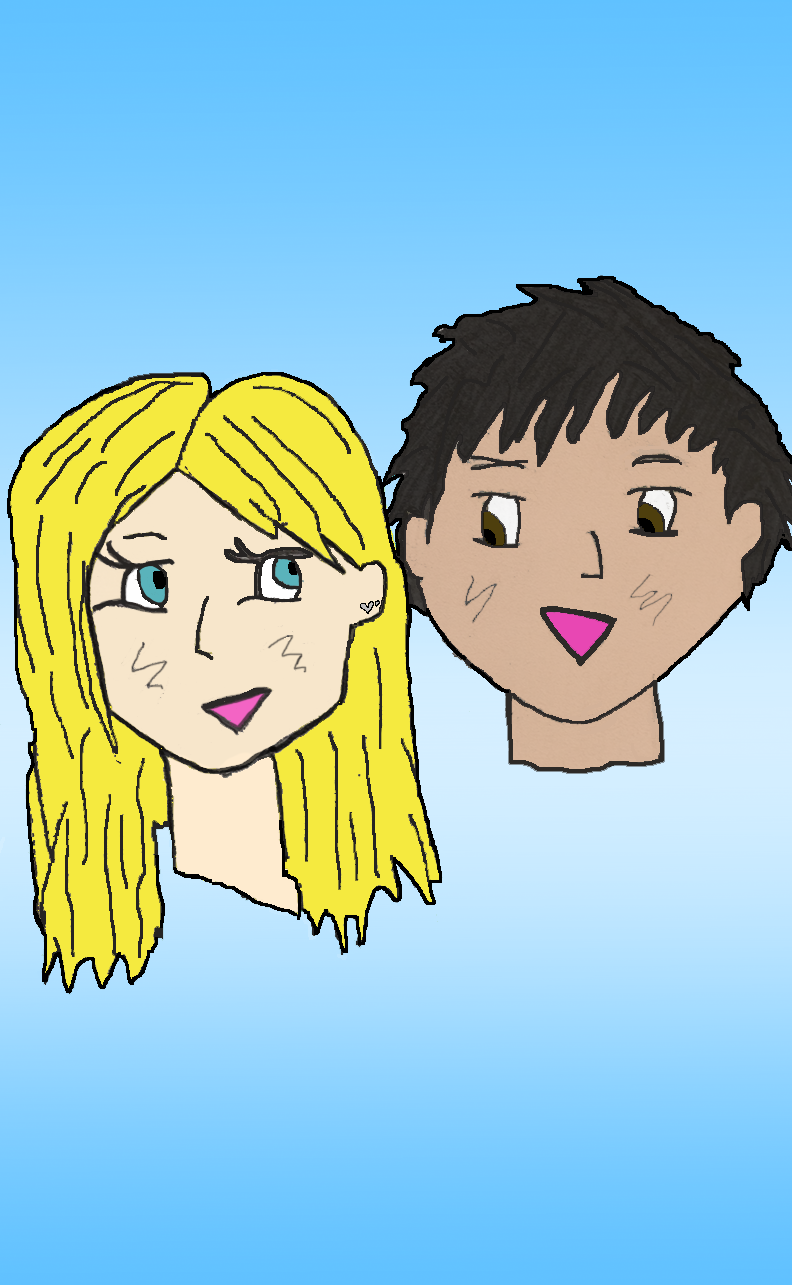
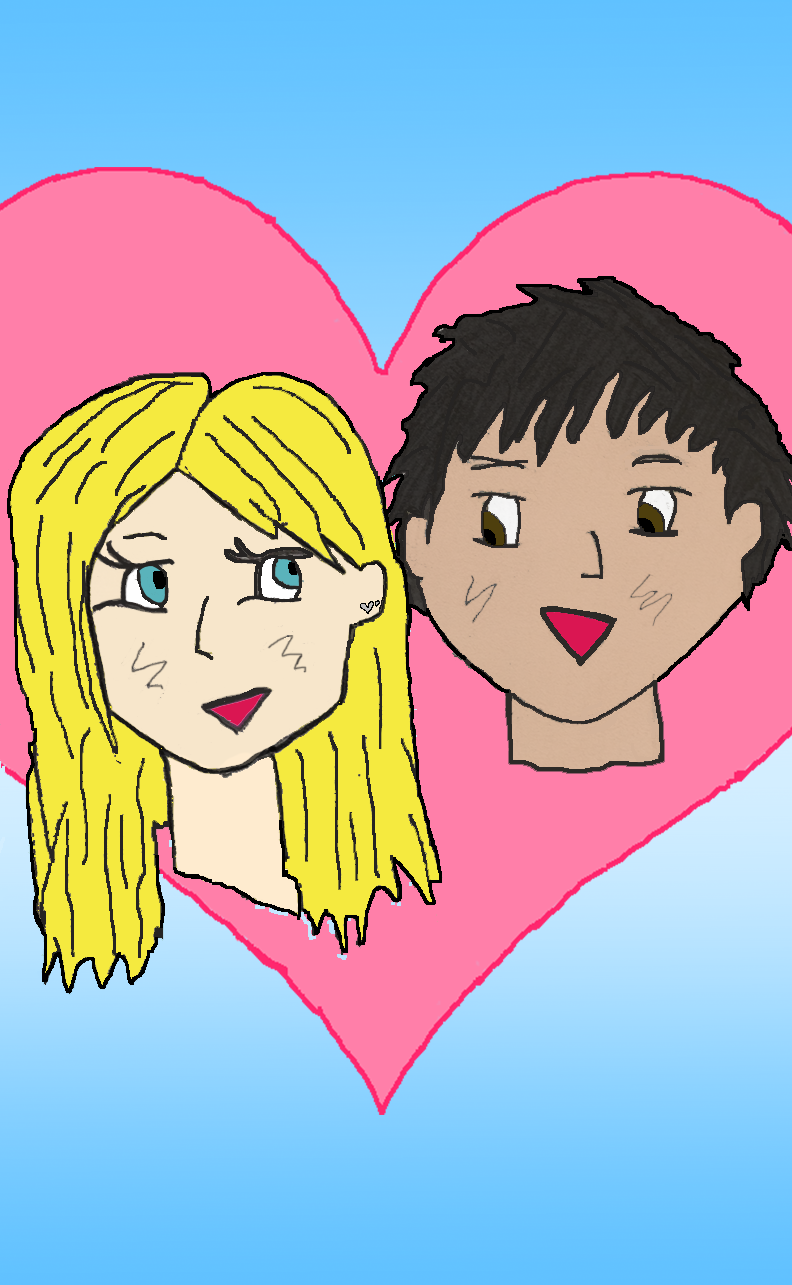
The second (792, 1285) image is a revision of the first. Changes to its layers:
painted on "Background copy" over box(3, 274, 792, 739)
added layer "Heart" above "Layer 1" over box(0, 167, 792, 1115)
painted on "Layer 1" over box(375, 468, 384, 479)
